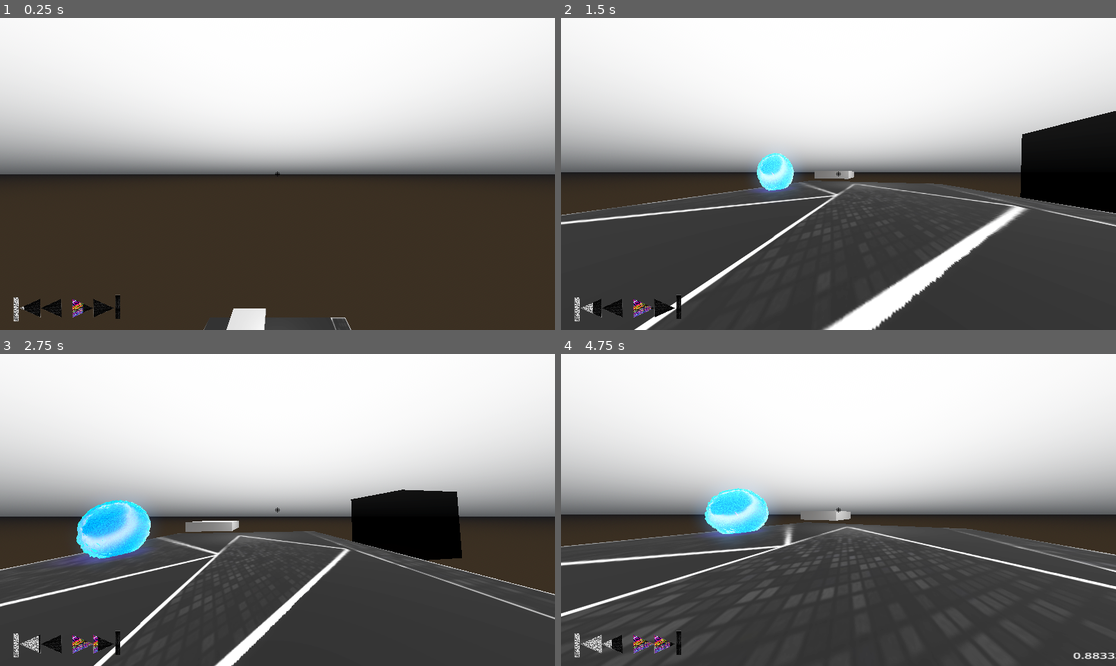
Above: before the commit, frames 1-4 (two rows, left to right).
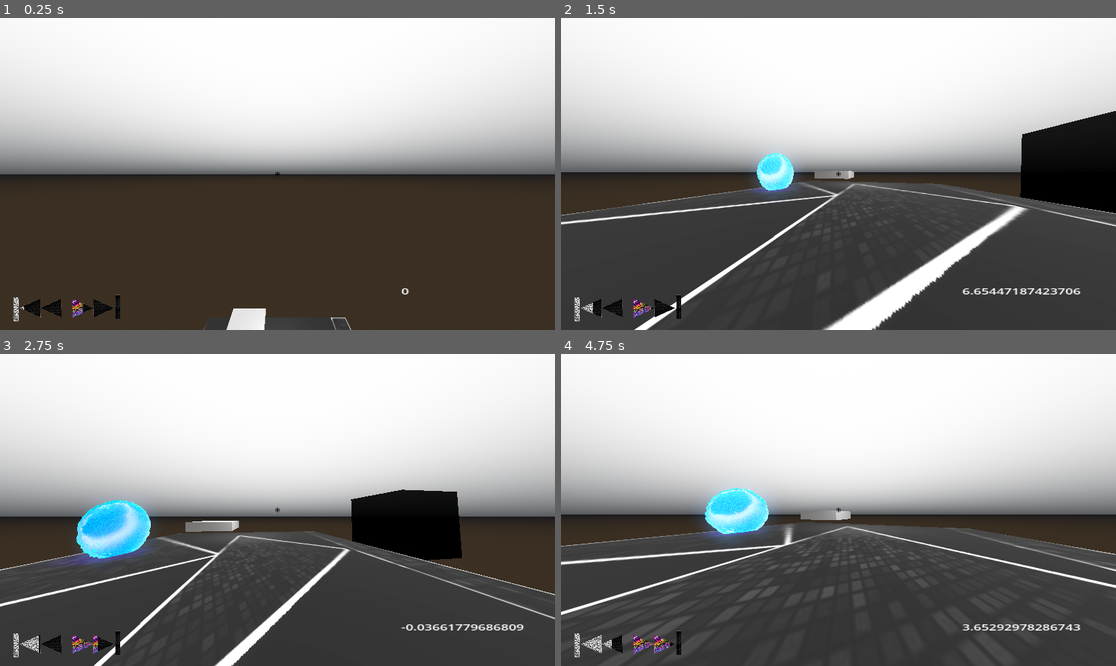
Above: after the commit, the same moments.

Repository: jonathanMrz/Game_production
Game: Godot game, scene res://prologo.tscn
Same seed, same stepped clock (60 frames per second), same inputs: the game is played once before the commit and once after it.
Inputs (mouse positions are in pixels of both pictures, inside the frame that each line leads up to):
- Up to frame 1 (0.25 s): no input
- Up to frame 2 (1.5 s): move the mouse to (866, 174) at 0.52 s; hold Ctrl (Ctrl) 0.53-1.28 s; tap D (D) at 0.8, 1.35 s; move the mouse to (810, 174) at 1.27 s
- Up to frame 3 (2.75 s): tap S (S) at 1.55, 2.1 s; move the mouse to (288, 503) at 2.02 s; hold Space (Space) from 2.03 s (still down)
- Up to frame 4 (4.75 s): move the mouse to (832, 516) at 2.77 s; release Space (Space) at 2.78 s; tap Space (Space) at 2.85 s; tap W (W) at 3.05 s; move the mouse to (877, 513) at 3.52 s; hold W (W) 3.53-4.28 s; tap Ctrl (Ctrl) at 3.8 s; move the mouse to (794, 506) at 4.27 s; tap A (A) at 4.35 s; tap D (D) at 4.55 s

The runs differ from the first frame. In frame 1, less than 0.1% of the frame differs, in the area x 72-74%, y 86-89%; in frame 2, 0.3%; in frame 3, 0.3%; in frame 4, 2.3%, in the area x 0-100%, y 42-98%.

Commit message:
atualização sliding_in_floor 0.1

Diff:
--- a/Aprendendo 4.1/player/player.tscn
+++ b/Aprendendo 4.1/player/player.tscn
@@ -160,10 +160,10 @@
 texture_progress = ExtResource("10_ctf50")
 
 [node name="Label" type="Label" parent="HUD"]
-offset_left = 1063.0
-offset_top = 614.0
-offset_right = 1093.0
-offset_bottom = 637.0
+offset_left = 833.0
+offset_top = 555.0
+offset_right = 863.0
+offset_bottom = 578.0
 scale = Vector2(1.73498, 1.06578)
 
 [node name="Timers" type="Node" parent="."]
--- a/Aprendendo 4.1/player/script_player/player.gd
+++ b/Aprendendo 4.1/player/script_player/player.gd
@@ -1,6 +1,7 @@
 class_name Player extends CharacterBody3D
 #Int/Float Values
 var volume = 1
+var floor_sliding = false
 var running = false
 var preserved_speed = Vector3.ZERO
 var dash_count = 1
@@ -154,7 +155,9 @@
 		jump_strength = 5
 
 func _physics_process(delta):
-
+	$HUD/Label.text = "%s" % (preserved_speed.x)
+	preserved_speed.x = velocity.x
+	preserved_speed.z = velocity.z
 	#gravity
 	if not is_on_floor():
 		velocity.y -= gravity * delta
@@ -186,18 +189,20 @@
 		$SFX/jump_sound.play()
 
 	#crouch
-	if Input.is_action_just_pressed("Ctrl") and Input.is_action_pressed("W") and is_on_floor():
-		default_body.scale.y = 0.5
-		head.position.y = 0.4
-		camera.position.z = 0.2
-		camera.position.y = 0.2
-		crouch = true
-		crouching = false
-		if sound_floor_sliding:
-			preserved_speed.x = velocity.x
-			preserved_speed.z = velocity.z
-			$SFX/floor_slide.play()
-			sound_floor_sliding = false
+	if Input.is_action_just_pressed("Ctrl") and Input.is_action_pressed("W") and is_on_floor() or head_check.is_colliding():
+			velocity.y = -9
+			default_body.scale.y = 0.5
+			head.position.y = 0.4
+			camera.position.z = 0.2
+			camera.position.y = 0.2
+			floor_sliding = true
+			crouch = true
+			crouching = false
+			if head_check.is_colliding() and !Input.is_action_pressed("Ctrl"):
+				crouching = true
+			if sound_floor_sliding and floor_sliding:
+				$SFX/floor_slide.play()
+				sound_floor_sliding = false
 	elif crouch and (Input.is_action_just_released("Ctrl") or Input.is_action_just_pressed("Space")):
 			crouching = true
 	if crouching and !head_check.is_colliding():
@@ -207,6 +212,7 @@
 		default_body.scale.y = 1
 		head.position.y = 1.4
 		volume = 1
+		crouching = false
 
 	#fast_fall and big_jump_moment
 	if Input.is_action_just_pressed("Ctrl") and not is_on_floor() and !sliding:
@@ -222,7 +228,7 @@
 		camera.transform.origin = _headplayer(t_player)
 
 	#jump and big_jump
-	if Input.is_action_pressed("Space") and is_on_floor():
+	if Input.is_action_pressed("Space") and is_on_floor() and !head_check.is_colliding():
 		if big_jump_moment.time_left> 0:
 			velocity.y = clamp(jump_strength + ms, jump_strength+1, 20)
 			$SFX/jump_sound.set_pitch_scale(1.8)
@@ -279,17 +285,18 @@
 			$SFX/floor_slide.set_volume_db(volume+5)
 			$SFX/floor_slide.set_pitch_scale((volume/7)+1)
 			volume = lerp(volume, volume * -1, delta * 0.5) -0.1
-			$HUD/Label.text = "%s" % (volume)
 		else:
 			velocity.x = lerp(velocity.x, direction.x * speed, delta * 10)
 			velocity.z = lerp(velocity.z, direction.z * speed, delta * 10)
-	else:
+	elif !is_on_floor():
 		velocity.x = lerp(velocity.x, direction.x * speed, delta * 4)
 		velocity.z = lerp(velocity.z, direction.z * speed, delta * 4)
+
 	# head player
 	if !crouch:
 		t_player += delta * velocity.length() * float(is_on_floor())
 		camera.transform.origin = _headplayer(t_player)
+
 	# fov
 	var velocity_clamped = clamp(velocity.length(), 0.5, speed )
 	var target_fov = base_fov + fov_change * velocity_clamped
